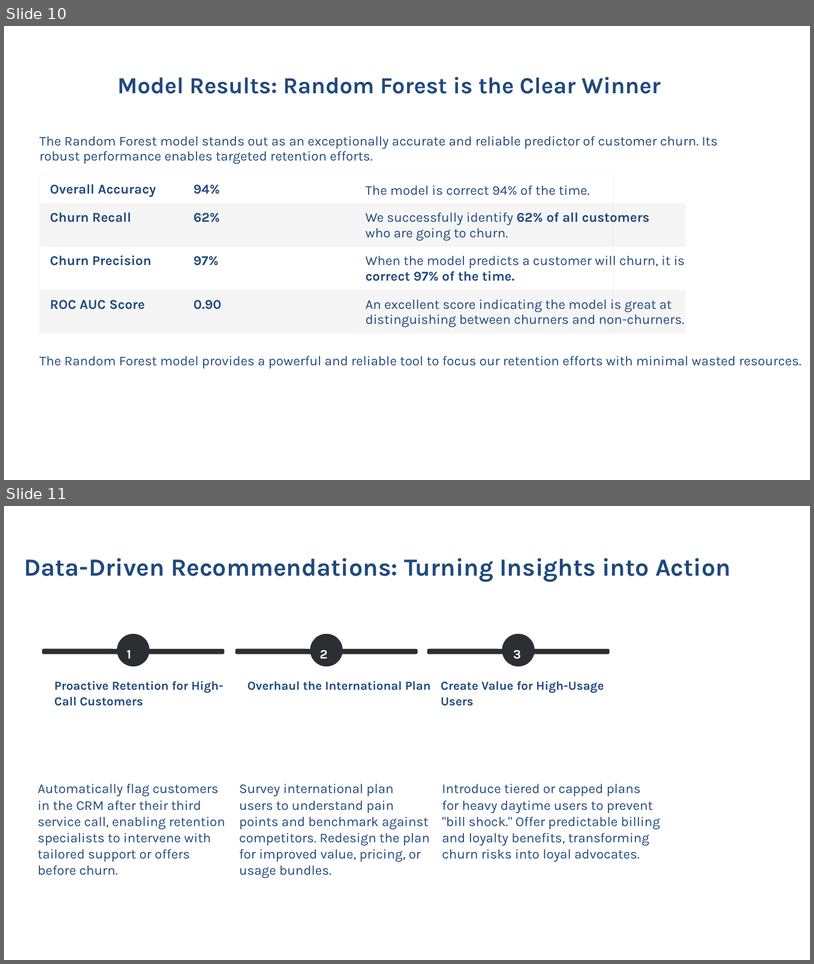
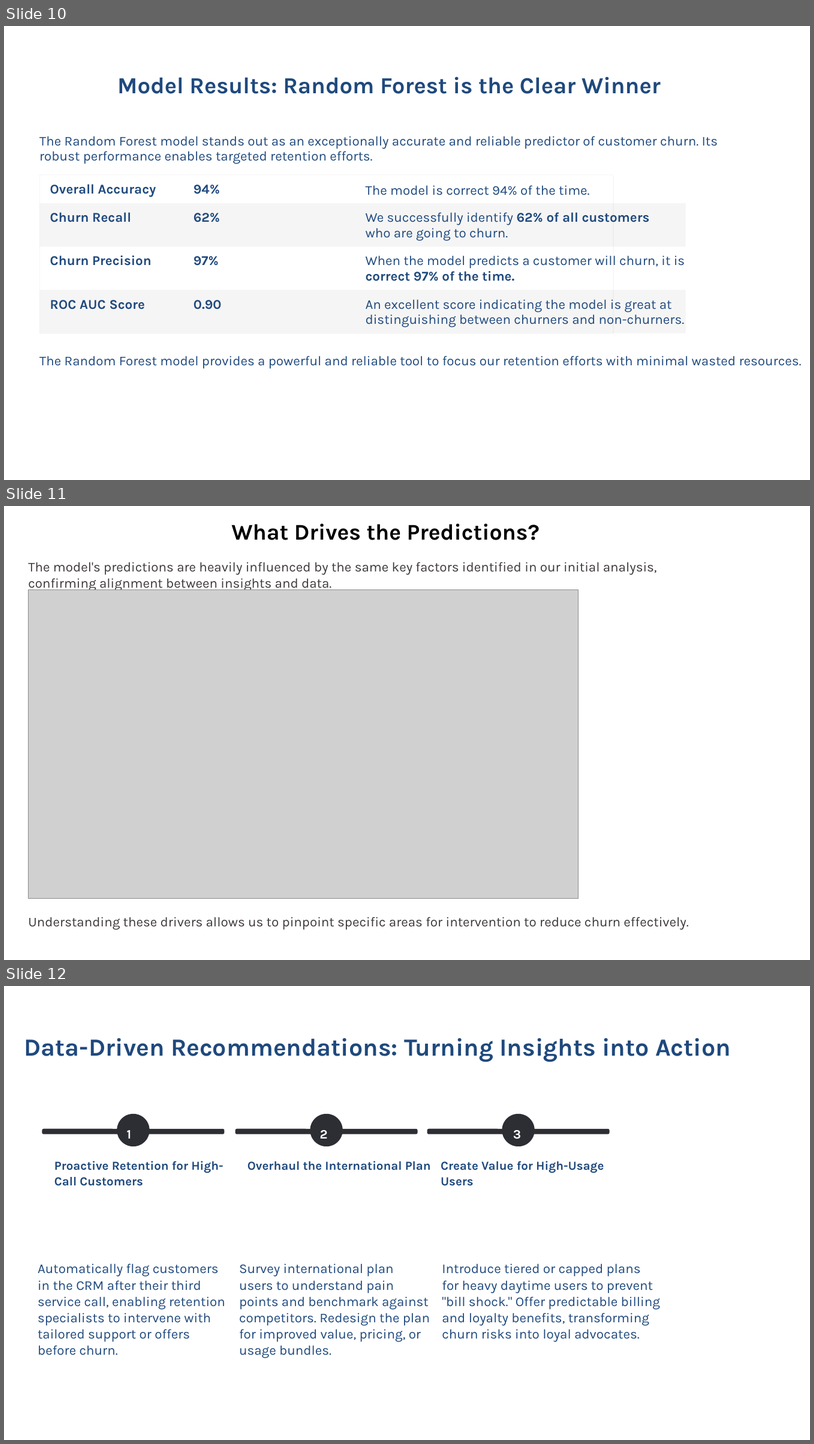
Before and after one commit to snyabut/SamwelOngechi_Churn-SyriaTel, a slide deck: Predict_Customer_Churn_Presentation.pptx. Shown one above the other, each under a label of ours: slides 10 and 11 before the commit, slides 10, 11 and 12 after it. The pictures are 814x964 and 814x1444 pixels, drawn with LibreOffice and Linux fonts; fonts in the diff are those of the drawing; grey boxes stand for pictures. Boxes give left, top, right and bottom in pixels: in the first picture for what was removed or moved away, otherwise in the second. Text is boxed around its words. In the diff, an @@ line names an element or a change of style, - is before the commit and + after.

Commit message:
Presentation update

```diff
--- a/Predict_Customer_Churn_Presentation.pptx
+++ b/Predict_Customer_Churn_Presentation.pptx
@@ slide 11 added at (x1=4, y1=506, x2=810, y2=960), background #FFFFFF @@
@@ text added at (x1=231, y1=523, x2=540, y2=540), 40 pt, text #000000, bold @@
+What Drives the Predictions?
@@ text added at (x1=28, y1=562, x2=657, y2=592), 24 pt, text #3D3838 @@
+The model's predictions are heavily influenced by the same key factors identified in our initial analysis,
+confirming alignment between insights and data.
@@ picture added at (x1=28, y1=590, x2=579, y2=898) @@
@@ text added at (x1=28, y1=916, x2=689, y2=930), 24 pt, text #3D3838 @@
+Understanding these drivers allows us to pinpoint specific areas for intervention to reduce churn effectively.
@@ what was slide 11 is now slide 12 @@
```
Also in this commit, not shown: 3 other files.
